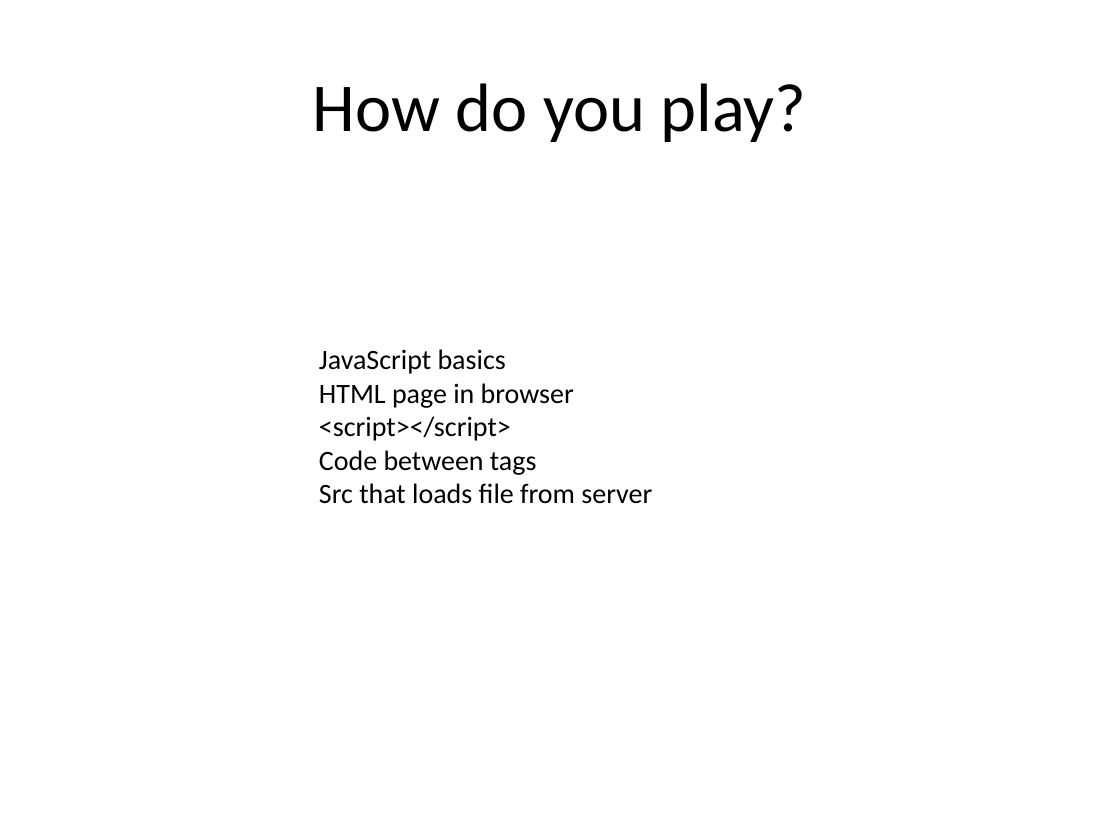
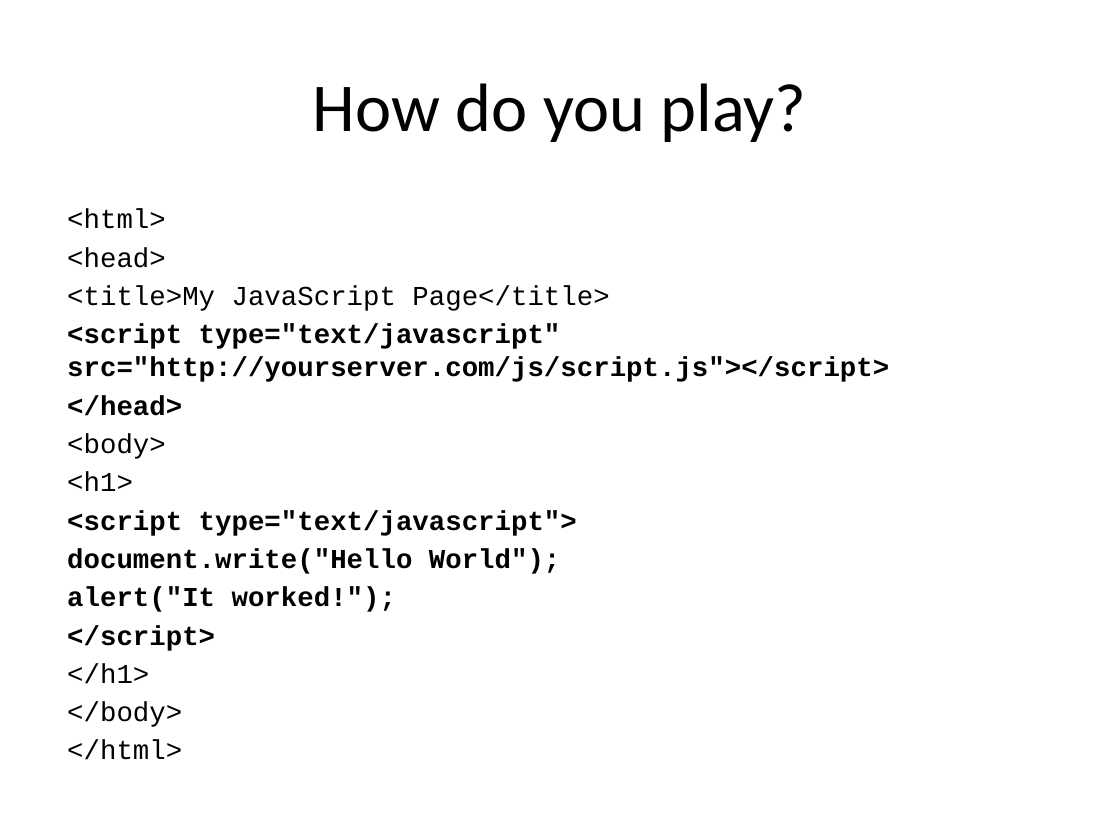
Before and after one commit to paul-burtness/webdevmojo, a slide deck: slide 8 of webdevmojo.pptx (slide 6 before the commit). Drawn at 1120x840 pixels with LibreOffice and Linux fonts; fonts in the diff are those of the drawing. Boxes give left, top, right and bottom in pixels: in the first picture for what was removed or moved away, otherwise in the second. Text is boxed around its words. In the diff, an @@ line names an element or a change of style, - is before the commit and + after.

```diff
--- a/webdevmojo.pptx
+++ b/webdevmojo.pptx
@@ text added at <box>67,209,889,760</box>, 17.6 pt, text #000000, bold @@
+<html>
+<head>
+<title>My JavaScript Page</title>
+<script type="text/javascript" src="http://yourserver.com/js/script.js"></script>
+</head>
+<body>
+<h1>
+<script type="text/javascript">
+document.write("Hello World");
+alert("It worked!");
+</script>
+</h1>
+</body>
+</html>
@@ text removed at <box>319,349,652,504</box> @@
-JavaScript basics
-HTML page in browser
-<script></script>
-Code between tags
-Src that loads file from server
```
Also in this commit, not shown: 11 other slides changed, 6 slides added, 2 slides removed, 2 other files.
